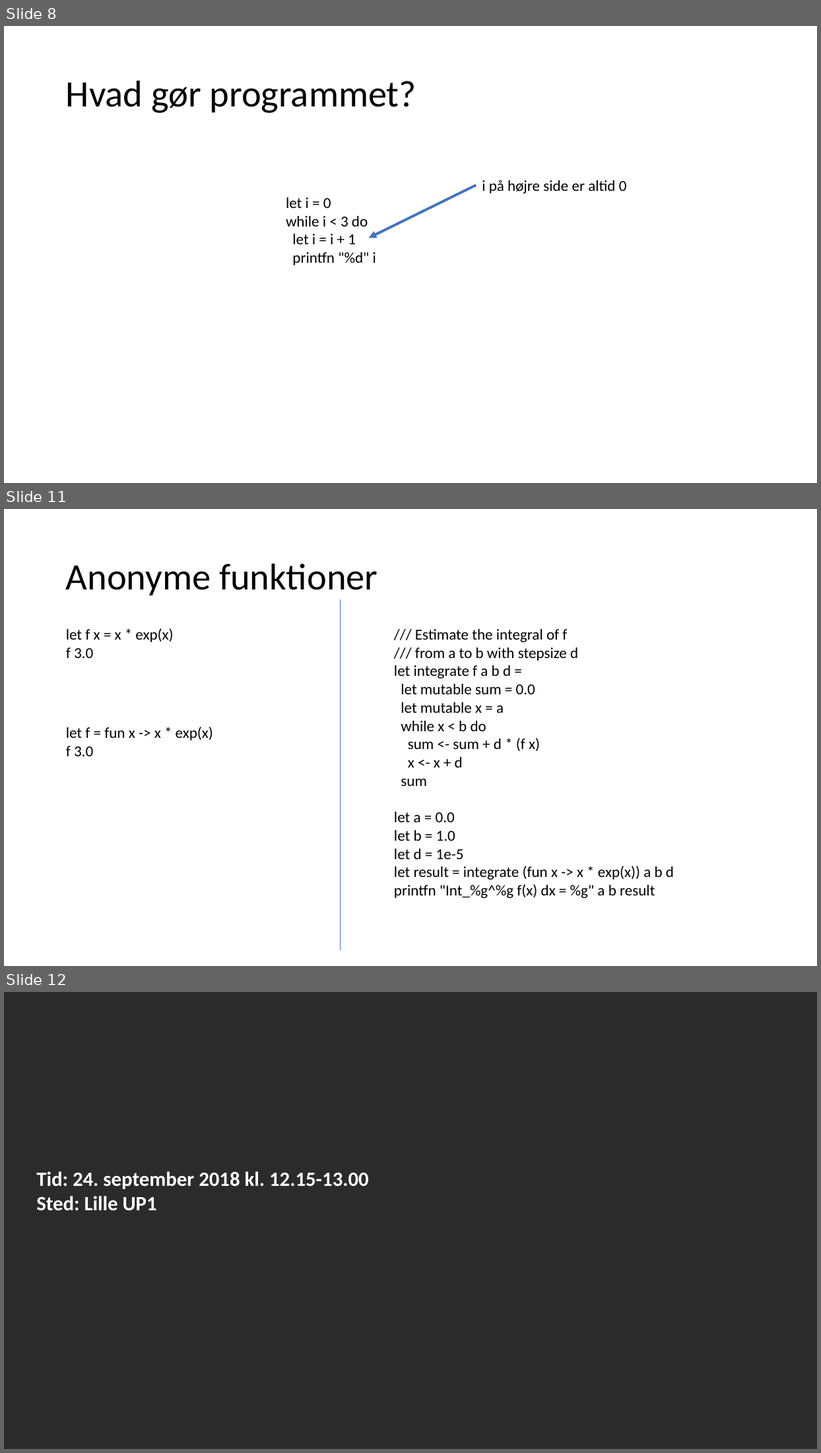
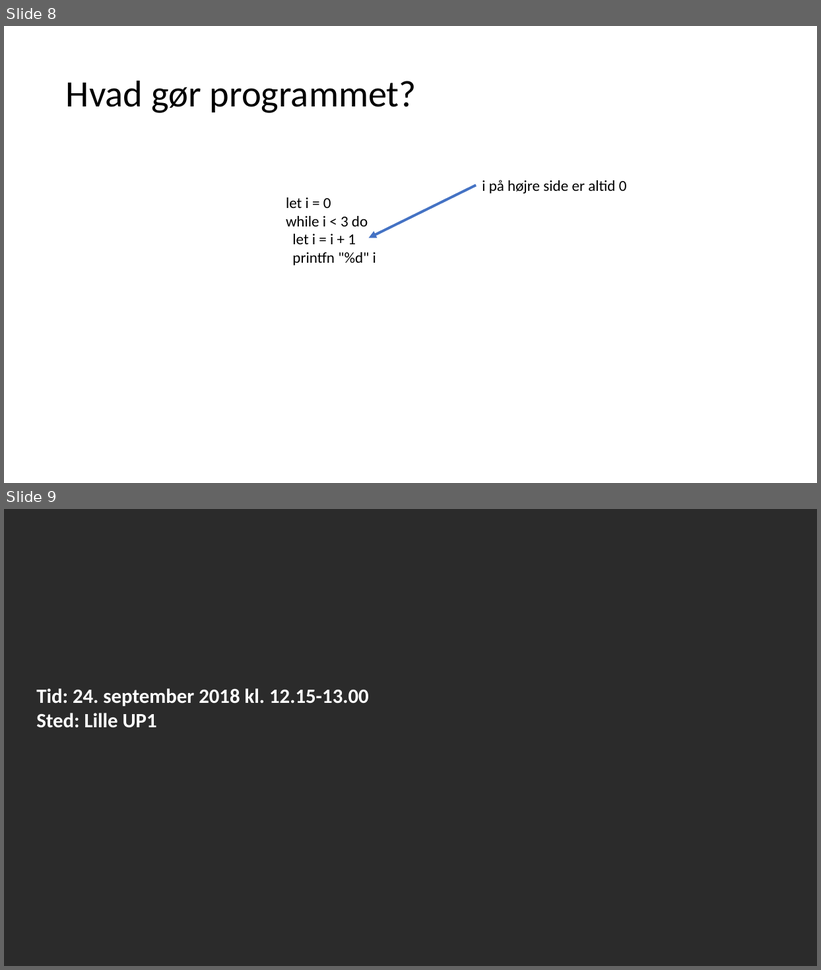
Before and after one commit to fisterloegsovs/pop22, a slide deck: lectures/3.3ConditionalsTuplesNFunctions/lecture.pptx. Shown one above the other, each under a label of ours: slides 8, 11 and 12 before the commit, slides 8 and 9 after it; the slides between them are not shown. The pictures are 821x1453 and 821x970 pixels, drawn with LibreOffice and Linux fonts; fonts in the diff are those of the drawing; background and template pictures are left out; a plain dark background stands for a picture behind light text. Boxes give left, top, right and bottom in pixels: in the first picture for what was removed or moved away, otherwise in the second. Text is boxed around its words. In the diff, an @@ line names an element or a change of style, - is before the commit and + after.

```diff
--- a/lectures/3.3ConditionalsTuplesNFunctions/lecture.pptx
+++ b/lectures/3.3ConditionalsTuplesNFunctions/lecture.pptx
@@ slide 11 removed at bbox=[4, 509, 817, 966], background #FFFFFF @@
@@ title removed at bbox=[66, 563, 378, 595] @@
-Anonyme funktioner
@@ line removed from (340, 600) to (340, 951) @@
@@ text removed at bbox=[66, 628, 173, 658] @@
-let f x = x * exp(x)
-f 3.0
@@ text removed at bbox=[394, 629, 674, 898] @@
-/// Estimate the integral of f
-/// from a to b with stepsize d
-let integrate f a b d =
-let mutable sum = 0.0
-let mutable x = a
-while x < b do
-sum <- sum + d * (f x)
-x <- x + d
-sum
-let a = 0.0
-let b = 1.0
-let d = 1e-5
-let result = integrate (fun x -> x * exp(x)) a b d
-printfn "Int_%g^%g f(x) dx = %g" a b result
@@ text removed at bbox=[66, 727, 213, 757] @@
-let f = fun x -> x * exp(x)
-f 3.0
@@ what was slide 12 is now slide 9 @@
```
Also in this commit, not shown: 2 slides changed, 1 slide added, 11 other slides removed, 3 other files.
